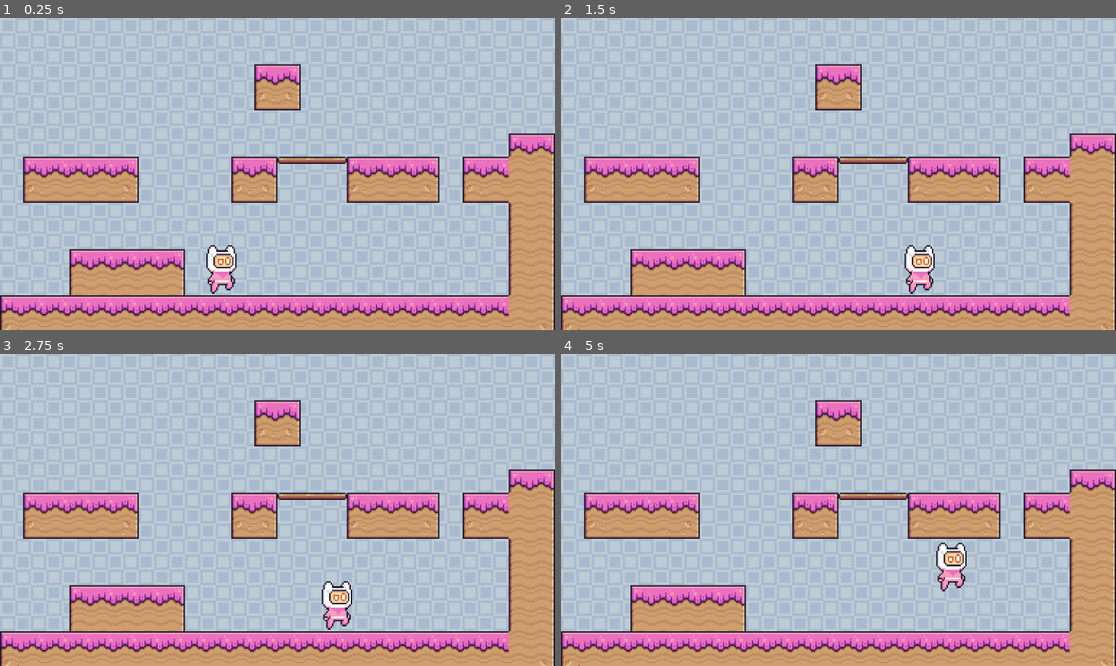
Above: before the commit, frames 1-4 (two rows, left to right).
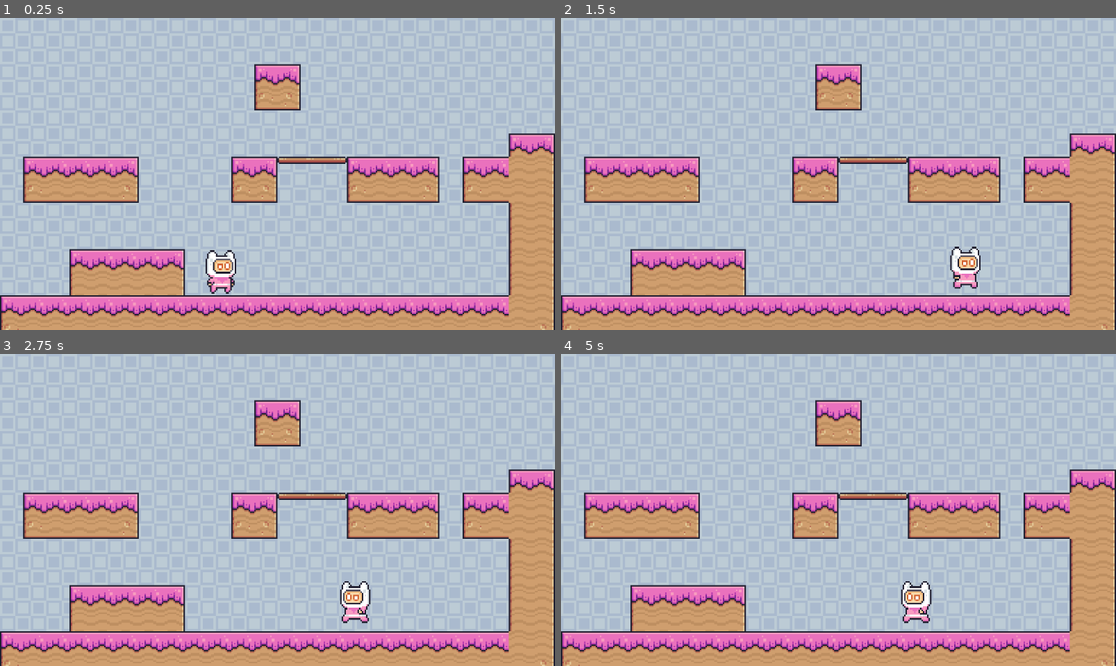
Above: after the commit, the same moments.

Repository: lilyxburke/godot-2D-platformer
Game: Godot game, scene res://main.tscn
Same seed, same stepped clock (60 frames per second), same inputs: the game is played once before the commit and once after it.
Inputs:
- Up to frame 1 (0.25 s): no input
- Up to frame 2 (1.5 s): tap Enter (ui_accept) at 0.5, 0.77 s; hold Right (ui_right) from 0.53 s (still down)
- Up to frame 3 (2.75 s): tap Enter (ui_accept) at 1.52 s; release Right (ui_right) at 2.03 s; hold Left (ui_left) from 2.03 s (still down)
- Up to frame 4 (5 s): release Left (ui_left) at 2.78 s; hold Right (ui_right) 2.78-4.28 s; tap Enter (ui_accept) at 3.02, 3.77, 4.52 s; hold Left (ui_left) from 4.28 s (still down)

The runs differ from the first frame. In frame 1, 0.6% of the frame differs, in the area x 37-43%, y 72-89%; in frame 2, 1.2%; in frame 3, 1.0%; in frame 4, 1.3%, in the area x 61-74%, y 60-87%.

Commit message:
animation and movement changes

Diff:
--- a/project.godot
+++ b/project.godot
@@ -15,6 +15,10 @@
 config/features=PackedStringArray("4.3", "Mobile")
 config/icon="res://icon.svg"
 
+[physics]
+
+2d/default_gravity=2500.0
+
 [rendering]
 
 renderer/rendering_method="mobile"
--- a/scenes/main_character.gd
+++ b/scenes/main_character.gd
@@ -1,14 +1,21 @@
 extends CharacterBody2D
 
 
-const SPEED = 300.0
-const JUMP_VELOCITY = -400.0
-
+const SPEED = 400.0
+const JUMP_VELOCITY = -900.0
+@onready var sprite_2d: AnimatedSprite2D = $Sprite2D
 
 func _physics_process(delta: float) -> void:
+	#Animations
+	if(velocity.x > 1 || velocity.x < -1):
+		sprite_2d.animation = "running"
+	else:
+		sprite_2d.animation = "default"
+
 	# Add the gravity.
 	if not is_on_floor():
 		velocity += get_gravity() * delta
+		sprite_2d.animation = "jumping"
 
 	# Handle jump.
 	if Input.is_action_just_pressed("ui_accept") and is_on_floor():
@@ -20,6 +27,9 @@
 	if direction:
 		velocity.x = direction * SPEED
 	else:
-		velocity.x = move_toward(velocity.x, 0, SPEED)
+		velocity.x = move_toward(velocity.x, 0, 12)
 
 	move_and_slide()
+
+	var isLeft = velocity.x < 0
+	sprite_2d.flip_h = isLeft
--- a/scenes/main_character.tscn
+++ b/scenes/main_character.tscn
@@ -1,7 +1,191 @@
-[gd_scene load_steps=4 format=3 uid="uid://cloksdblh6vl2"]
+[gd_scene load_steps=30 format=3 uid="uid://cloksdblh6vl2"]
 
 [ext_resource type="Script" path="res://scenes/main_character.gd" id="1_lqgjw"]
 [ext_resource type="Texture2D" uid="uid://0ujfugrsouch" path="res://Jump (32x32).png" id="1_olovf"]
+[ext_resource type="Texture2D" uid="uid://cimed6v0fd6bb" path="res://Idle (32x32).png" id="2_p2q60"]
+[ext_resource type="Texture2D" uid="uid://d2dg8hc6ev6ll" path="res://Run (32x32).png" id="4_4xbgg"]
+
+[sub_resource type="AtlasTexture" id="AtlasTexture_ienhw"]
+atlas = ExtResource("2_p2q60")
+region = Rect2(0, 0, 32, 32)
+
+[sub_resource type="AtlasTexture" id="AtlasTexture_hltlu"]
+atlas = ExtResource("2_p2q60")
+region = Rect2(32, 0, 32, 32)
+
+[sub_resource type="AtlasTexture" id="AtlasTexture_7gccg"]
+atlas = ExtResource("2_p2q60")
+region = Rect2(64, 0, 32, 32)
+
+[sub_resource type="AtlasTexture" id="AtlasTexture_nv6yx"]
+atlas = ExtResource("2_p2q60")
+region = Rect2(96, 0, 32, 32)
+
+[sub_resource type="AtlasTexture" id="AtlasTexture_o1rr1"]
+atlas = ExtResource("2_p2q60")
+region = Rect2(128, 0, 32, 32)
+
+[sub_resource type="AtlasTexture" id="AtlasTexture_q7loa"]
+atlas = ExtResource("2_p2q60")
+region = Rect2(160, 0, 32, 32)
+
+[sub_resource type="AtlasTexture" id="AtlasTexture_njfhy"]
+atlas = ExtResource("2_p2q60")
+region = Rect2(192, 0, 32, 32)
+
+[sub_resource type="AtlasTexture" id="AtlasTexture_0ifg3"]
+atlas = ExtResource("2_p2q60")
+region = Rect2(224, 0, 32, 32)
+
+[sub_resource type="AtlasTexture" id="AtlasTexture_wxxfe"]
+atlas = ExtResource("2_p2q60")
+region = Rect2(256, 0, 32, 32)
+
+[sub_resource type="AtlasTexture" id="AtlasTexture_amia3"]
+atlas = ExtResource("2_p2q60")
+region = Rect2(288, 0, 32, 32)
+
+[sub_resource type="AtlasTexture" id="AtlasTexture_oq0wq"]
+atlas = ExtResource("2_p2q60")
+region = Rect2(320, 0, 32, 32)
+
+[sub_resource type="AtlasTexture" id="AtlasTexture_if8ux"]
+atlas = ExtResource("4_4xbgg")
+region = Rect2(0, 0, 32, 32)
+
+[sub_resource type="AtlasTexture" id="AtlasTexture_nv67j"]
+atlas = ExtResource("4_4xbgg")
+region = Rect2(32, 0, 32, 32)
+
+[sub_resource type="AtlasTexture" id="AtlasTexture_motrw"]
+atlas = ExtResource("4_4xbgg")
+region = Rect2(64, 0, 32, 32)
+
+[sub_resource type="AtlasTexture" id="AtlasTexture_v7mfx"]
+atlas = ExtResource("4_4xbgg")
+region = Rect2(96, 0, 32, 32)
+
+[sub_resource type="AtlasTexture" id="AtlasTexture_xx11g"]
+atlas = ExtResource("4_4xbgg")
+region = Rect2(128, 0, 32, 32)
+
+[sub_resource type="AtlasTexture" id="AtlasTexture_5mwdx"]
+atlas = ExtResource("4_4xbgg")
+region = Rect2(160, 0, 32, 32)
+
+[sub_resource type="AtlasTexture" id="AtlasTexture_6jcau"]
+atlas = ExtResource("4_4xbgg")
+region = Rect2(192, 0, 32, 32)
+
+[sub_resource type="AtlasTexture" id="AtlasTexture_unh0y"]
+atlas = ExtResource("4_4xbgg")
+region = Rect2(224, 0, 32, 32)
+
+[sub_resource type="AtlasTexture" id="AtlasTexture_xlh5y"]
+atlas = ExtResource("4_4xbgg")
+region = Rect2(256, 0, 32, 32)
+
+[sub_resource type="AtlasTexture" id="AtlasTexture_yb1ye"]
+atlas = ExtResource("4_4xbgg")
+region = Rect2(288, 0, 32, 32)
+
+[sub_resource type="AtlasTexture" id="AtlasTexture_2ahdd"]
+atlas = ExtResource("4_4xbgg")
+region = Rect2(320, 0, 32, 32)
+
+[sub_resource type="AtlasTexture" id="AtlasTexture_8trrp"]
+atlas = ExtResource("4_4xbgg")
+region = Rect2(352, 0, 32, 32)
+
+[sub_resource type="SpriteFrames" id="SpriteFrames_kwvod"]
+animations = [{
+"frames": [{
+"duration": 1.0,
+"texture": SubResource("AtlasTexture_ienhw")
+}, {
+"duration": 1.0,
+"texture": SubResource("AtlasTexture_hltlu")
+}, {
+"duration": 1.0,
+"texture": SubResource("AtlasTexture_7gccg")
+}, {
+"duration": 1.0,
+"texture": SubResource("AtlasTexture_nv6yx")
+}, {
+"duration": 1.0,
+"texture": SubResource("AtlasTexture_o1rr1")
+}, {
+"duration": 1.0,
+"texture": SubResource("AtlasTexture_q7loa")
+}, {
+"duration": 1.0,
+"texture": SubResource("AtlasTexture_njfhy")
+}, {
+"duration": 1.0,
+"texture": SubResource("AtlasTexture_0ifg3")
+}, {
+"duration": 1.0,
+"texture": SubResource("AtlasTexture_wxxfe")
+}, {
+"duration": 1.0,
+"texture": SubResource("AtlasTexture_amia3")
+}, {
+"duration": 1.0,
+"texture": SubResource("AtlasTexture_oq0wq")
+}],
+"loop": true,
+"name": &"default",
+"speed": 20.0
+}, {
+"frames": [{
+"duration": 1.0,
+"texture": ExtResource("1_olovf")
+}],
+"loop": true,
+"name": &"jumping",
+"speed": 5.0
+}, {
+"frames": [{
+"duration": 1.0,
+"texture": SubResource("AtlasTexture_if8ux")
+}, {
+"duration": 1.0,
+"texture": SubResource("AtlasTexture_nv67j")
+}, {
+"duration": 1.0,
+"texture": SubResource("AtlasTexture_motrw")
+}, {
+"duration": 1.0,
+"texture": SubResource("AtlasTexture_v7mfx")
+}, {
+"duration": 1.0,
+"texture": SubResource("AtlasTexture_xx11g")
+}, {
+"duration": 1.0,
+"texture": SubResource("AtlasTexture_5mwdx")
+}, {
+"duration": 1.0,
+"texture": SubResource("AtlasTexture_6jcau")
+}, {
+"duration": 1.0,
+"texture": SubResource("AtlasTexture_unh0y")
+}, {
+"duration": 1.0,
+"texture": SubResource("AtlasTexture_xlh5y")
+}, {
+"duration": 1.0,
+"texture": SubResource("AtlasTexture_yb1ye")
+}, {
+"duration": 1.0,
+"texture": SubResource("AtlasTexture_2ahdd")
+}, {
+"duration": 1.0,
+"texture": SubResource("AtlasTexture_8trrp")
+}],
+"loop": true,
+"name": &"running",
+"speed": 20.0
+}]
 
 [sub_resource type="RectangleShape2D" id="RectangleShape2D_8dwyd"]
 size = Vector2(22.3333, 36)
@@ -10,11 +194,12 @@
 scale = Vector2(3, 3)
 script = ExtResource("1_lqgjw")
 
-[node name="Sprite2D" type="Sprite2D" parent="."]
+[node name="Sprite2D" type="AnimatedSprite2D" parent="."]
 texture_filter = 1
 position = Vector2(1.83333, 4.66667)
 scale = Vector2(1, 1.158)
-texture = ExtResource("1_olovf")
+sprite_frames = SubResource("SpriteFrames_kwvod")
+autoplay = "default"
 
 [node name="CollisionShape2D" type="CollisionShape2D" parent="."]
 position = Vector2(2.83333, 6.33333)
Renamed: Pixel Adventure 1/Main Characters/Pink Man/Idle (32x32).png -> Idle (32x32).png
Not shown, changed: Idle (32x32).png.import
Renamed: Pixel Adventure 1/Main Characters/Pink Man/Run (32x32).png -> Run (32x32).png
Not shown, changed: Run (32x32).png.import
